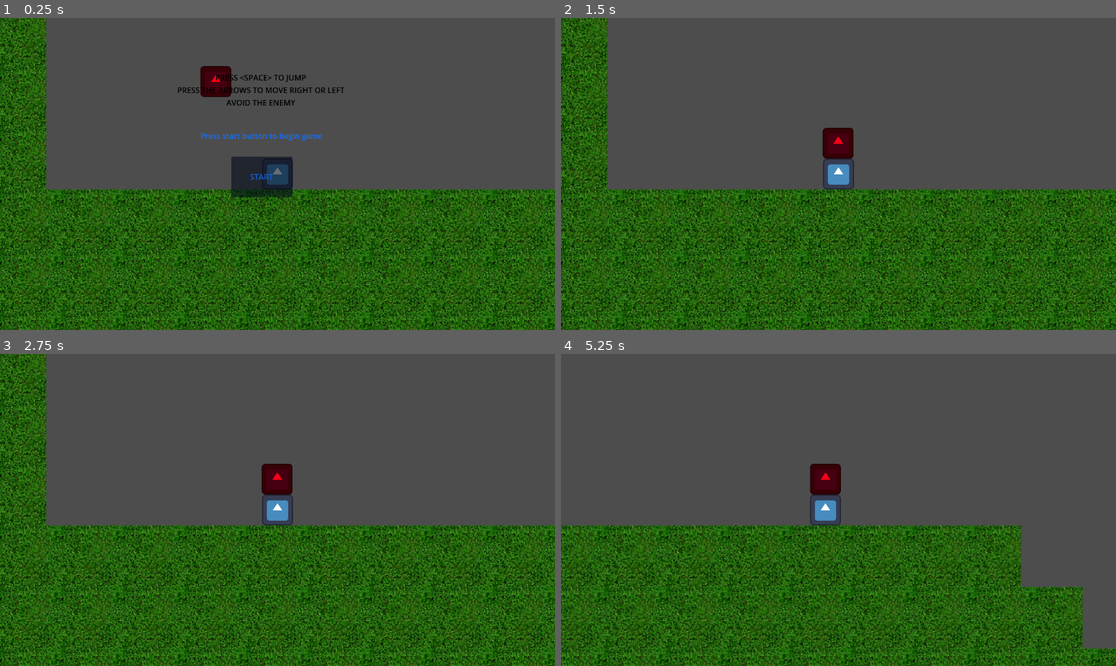
Above: before the commit, frames 1-4 (two rows, left to right).
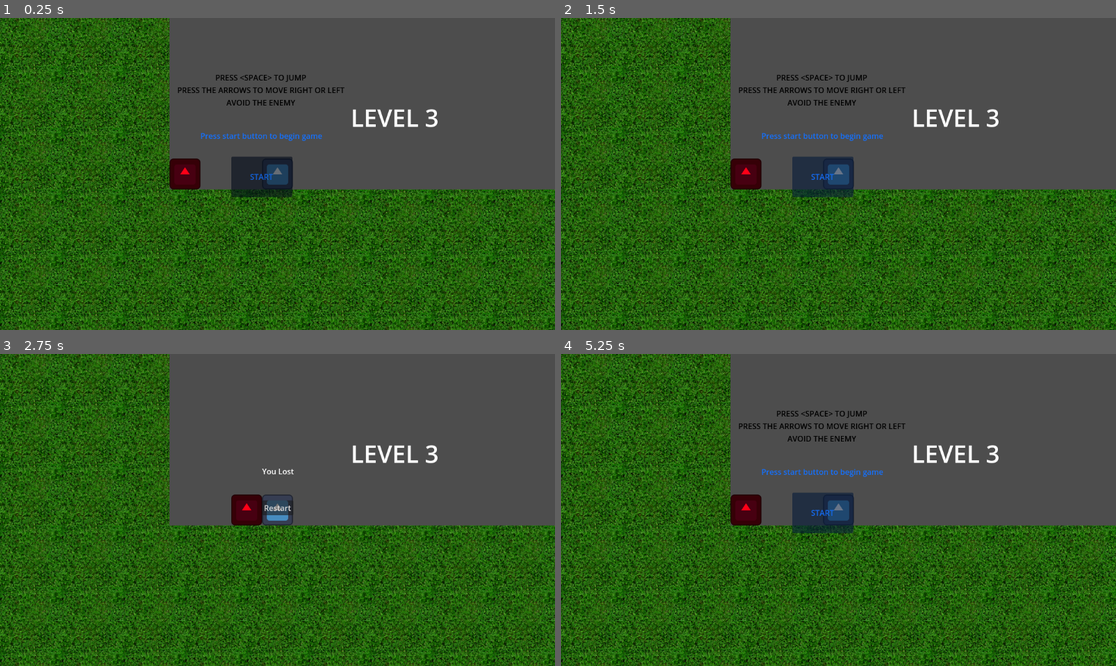
Above: after the commit, the same moments.

Repository: drew-kinsey-09/The_Chase
Game: Godot game, scene res://levels/level_3.tscn
Two runs of this game, one before a commit and one after it. Both use one fixed random seed, a clock stepped at 60 frames per second and the inputs below. This scene is started directly instead of the project's main scene. The engine's default icon, where the game draws it, is replaced by a stand-in: a white triangle on a blue panel in a dark square.
Inputs (mouse positions are in pixels of both pictures, inside the frame that each line leads up to):
- Up to frame 1 (0.25 s): no input
- Up to frame 2 (1.5 s): click "START" at 0.5 s; click (838, 170) at 1.25 s, where only the run after the commit has a clickable "Restart"
- Up to frame 3 (2.75 s): click (260, 513) at 2 s, where only the run after the commit has a clickable "START"
- Up to frame 4 (5.25 s): click (838, 506) at 2.75 s, where only the run after the commit has a clickable "Restart"; tap Enter (ui_accept) at 3.5, 3.77, 4.25, 4.52, 5 s; hold Right (ui_right) 3.53-5.03 s; hold Left (ui_left) from 5.03 s (still down)

The runs differ from the first frame. In frame 1, 14% of the frame differs, in the area x 8-79%, y 0-56%; in frame 2, 16%; in frame 3, 14%; in frame 4, 46%, in the area x 0-100%, y 0-100%.

Commit message:
Finished Game

Diff:
--- a/the-chase/character_body_2d.gd
+++ b/the-chase/character_body_2d.gd
@@ -42,4 +42,5 @@
 
 
 func _on_hitbox_body_entered(body: CharacterBody2D) -> void:
+	can_move = false
 	lose.emit()
--- a/the-chase/enemy.gd
+++ b/the-chase/enemy.gd
@@ -37,3 +37,7 @@
 
 func _on_key_body_entered(body: Node2D) -> void:
 	key_taken = true
+
+
+func _on_player_lose() -> void:
+	can_move = false
--- a/the-chase/levels/level_1.tscn
+++ b/the-chase/levels/level_1.tscn
@@ -14,6 +14,9 @@
 [ext_resource type="Script" uid="uid://cnwibr6i1yrei" path="res://win.gd" id="12_ntdhj"]
 [ext_resource type="PackedScene" uid="uid://cf53qfm1efyio" path="res://key.tscn" id="13_0fu15"]
 [ext_resource type="Script" uid="uid://d3qglabsfde1g" path="res://key.gd" id="14_4knja"]
+
+[sub_resource type="LabelSettings" id="LabelSettings_betor"]
+font_size = 50
 
 [sub_resource type="PhysicsMaterial" id="PhysicsMaterial_betor"]
 
@@ -298,6 +301,15 @@
 
 [node name="level_1" type="Node2D"]
 
+[node name="label_1" type="Label" parent="."]
+offset_left = -656.0
+offset_top = 56.0
+offset_right = -281.0
+offset_bottom = 125.0
+text = "Level 1"
+label_settings = SubResource("LabelSettings_betor")
+horizontal_alignment = 1
+
 [node name="TileMap" type="TileMap" parent="."]
 tile_set = SubResource("TileSet_lquwl")
 collision_animatable = true
@@ -371,6 +383,7 @@
 [connection signal="start_game" from="Button" to="Player" method="_on_button_start_game"]
 [connection signal="start_game" from="Button" to="Enemy" method="_on_button_start_game"]
 [connection signal="start_game" from="Button" to="lost" method="_on_button_start_game"]
+[connection signal="body_entered" from="key" to="Enemy" method="_on_key_body_entered"]
 [connection signal="body_entered" from="key" to="door_detection/Door" method="_on_key_body_entered"]
 [connection signal="body_entered" from="key" to="win" method="_on_key_body_entered"]
 [connection signal="body_entered" from="key" to="key" method="_on_body_entered"]
--- a/the-chase/levels/level_2.tscn
+++ b/the-chase/levels/level_2.tscn
@@ -28,8 +28,11 @@
 [sub_resource type="TileSet" id="TileSet_0srwa"]
 tile_size = Vector2i(128, 128)
 physics_layer_0/collision_layer = 1
-physics_layer_0/physics_material = SubResource("PhysicsMaterial_ilhis")
-sources/0 = SubResource("TileSetAtlasSource_pqqg8")
+physics_layer_0/physics_material = SubResource("PhysicsMaterial_wcjpl")
+sources/0 = SubResource("TileSetAtlasSource_5orea")
+
+[sub_resource type="LabelSettings" id="LabelSettings_wcjpl"]
+font_size = 50
 
 [node name="level_2" type="Node2D"]
 
@@ -62,6 +65,15 @@
 [node name="win" parent="." instance=ExtResource("11_hbb88")]
 script = ExtResource("13_5orea")
 
+[node name="label2" type="Label" parent="."]
+offset_left = 440.0
+offset_top = 8.0
+offset_right = 623.0
+offset_bottom = 77.0
+text = "LEVEL 2"
+label_settings = SubResource("LabelSettings_wcjpl")
+
+[connection signal="lose" from="Player" to="enemy" method="_on_player_lose"]
 [connection signal="lose" from="Player" to="lost" method="_on_player_lose"]
 [connection signal="win" from="Player" to="enemy" method="_on_player_win"]
 [connection signal="win" from="Player" to="win" method="_on_player_win"]
--- a/the-chase/levels/level_3.tscn
+++ b/the-chase/levels/level_3.tscn
@@ -283,18 +283,21 @@
 [sub_resource type="LabelSettings" id="LabelSettings_q42ux"]
 font_size = 40
 
+[sub_resource type="LabelSettings" id="LabelSettings_wi0qq"]
+font_size = 50
+
 [node name="level_3" type="Node2D"]
 
 [node name="TileMap" type="TileMap" parent="."]
 tile_set = SubResource("TileSet_wi0qq")
 format = 2
-layer_0/tile_data = PackedInt32Array(131072, 0, 0, 131073, 0 …(10545 unchanged characters)… 0763, 0, 0, 1376286, 0, 0, 1441820, 0, 0)
+layer_0/tile_data = PackedInt32Array(131072, 0, 0, 131073, 0 …(10545 unchanged characters)… 0763, 0, 0, 1376286, 0, 0, 1441820, 0, 0, 0, 0, 0, 65536, 0, 0, 131071, 0, 0, 65535, 0, 0, -1, 0, 0, -65536, 0, 0)
 
 [node name="Player" parent="." instance=ExtResource("2_wi0qq")]
 position = Vector2(352, 224)
 
 [node name="enemy" parent="." instance=ExtResource("3_s3q8p")]
-position = Vector2(224, 32)
+position = Vector2(160, 224)
 scale = Vector2(1, 1)
 script = ExtResource("4_u4kh1")
 
@@ -334,6 +337,22 @@
 [node name="win" parent="." instance=ExtResource("12_8swdu")]
 script = ExtResource("13_xe1ru")
 
+[node name="label3" type="Label" parent="."]
+offset_left = 504.0
+offset_top = 72.0
+offset_right = 687.0
+offset_bottom = 141.0
+text = "LEVEL 3"
+label_settings = SubResource("LabelSettings_wi0qq")
+
+[node name="hint_label" type="Label" parent="."]
+offset_left = 1488.0
+offset_top = 1872.0
+offset_right = 1856.0
+offset_bottom = 1895.0
+text = "You do not need to go to the keys direction first"
+
+[connection signal="lose" from="Player" to="enemy" method="_on_player_lose"]
 [connection signal="lose" from="Player" to="lost" method="_on_player_lose"]
 [connection signal="win" from="Player" to="enemy" method="_on_player_win"]
 [connection signal="win" from="Player" to="win" method="_on_player_win"]
@@ -346,3 +365,4 @@
 [connection signal="body_entered" from="key" to="win" method="_on_key_body_entered"]
 [connection signal="start_game" from="Button" to="Player" method="_on_button_start_game"]
 [connection signal="start_game" from="Button" to="enemy" method="_on_button_start_game"]
+[connection signal="start_game" from="Button" to="lost" method="_on_button_start_game"]
--- a/the-chase/new_level.gd
+++ b/the-chase/new_level.gd
@@ -7,5 +7,7 @@
 func _on_pressed() -> void:
 	var current_scene_file = get_tree().current_scene.scene_file_path
 	var next_level_number = current_scene_file.to_int() + 1
+	if next_level_number > 3:
+		next_level_number = 1
 	var next_level_path = "res://levels/level_" + str(next_level_number) + ".tscn"
 	get_tree().change_scene_to_file(next_level_path)
--- a/the-chase/player.tscn
+++ b/the-chase/player.tscn
@@ -4,7 +4,7 @@
 [ext_resource type="Texture2D" uid="uid://cpx5ppiwwc6lb" path="res://icon.svg" id="2_11i6m"]
 
 [sub_resource type="RectangleShape2D" id="RectangleShape2D_5vw27"]
-size = Vector2(64, 64)
+size = Vector2(64, 72)
 
 [sub_resource type="RectangleShape2D" id="RectangleShape2D_7mycd"]
 size = Vector2(127.5, 128)
@@ -15,6 +15,7 @@
 [node name="hitbox" type="Area2D" parent="."]
 
 [node name="hitbox_area" type="CollisionShape2D" parent="hitbox"]
+position = Vector2(0, -4)
 shape = SubResource("RectangleShape2D_5vw27")
 
 [node name="CollisionShape2D" type="CollisionShape2D" parent="."]
Not shown: 1 places in the-chase/levels/level_1.tscn that only renumber resources
Not shown: 2 places in the-chase/levels/level_2.tscn that only renumber resources
Not shown: 1 places in the-chase/levels/level_3.tscn that only renumber resources
